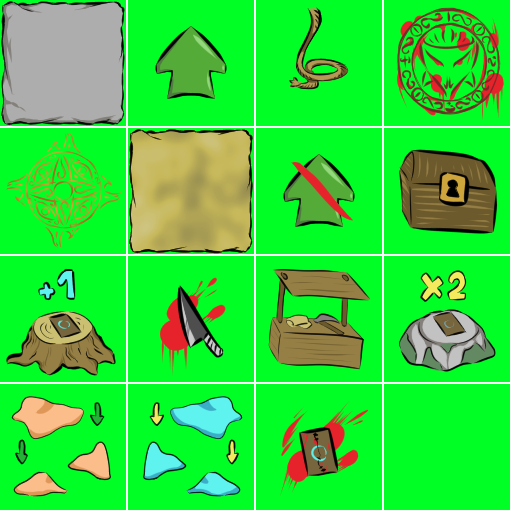
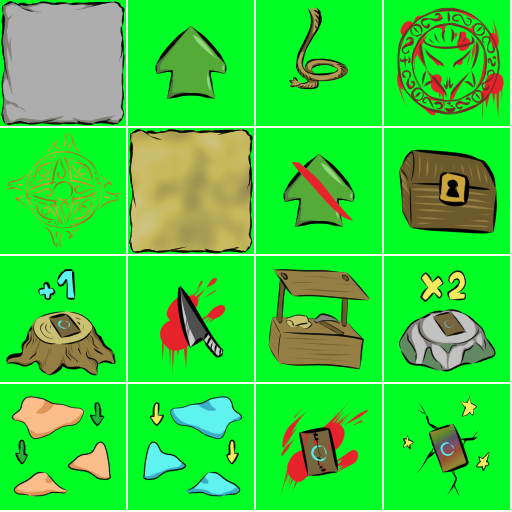
The second 512×512 image is a revision of the first. Changes to its layers:
painted on "line" (2nd of 2, in "line") over [402, 396, 490, 497]
painted on "color" (2nd of 2, in "color") over [402, 396, 490, 497]
